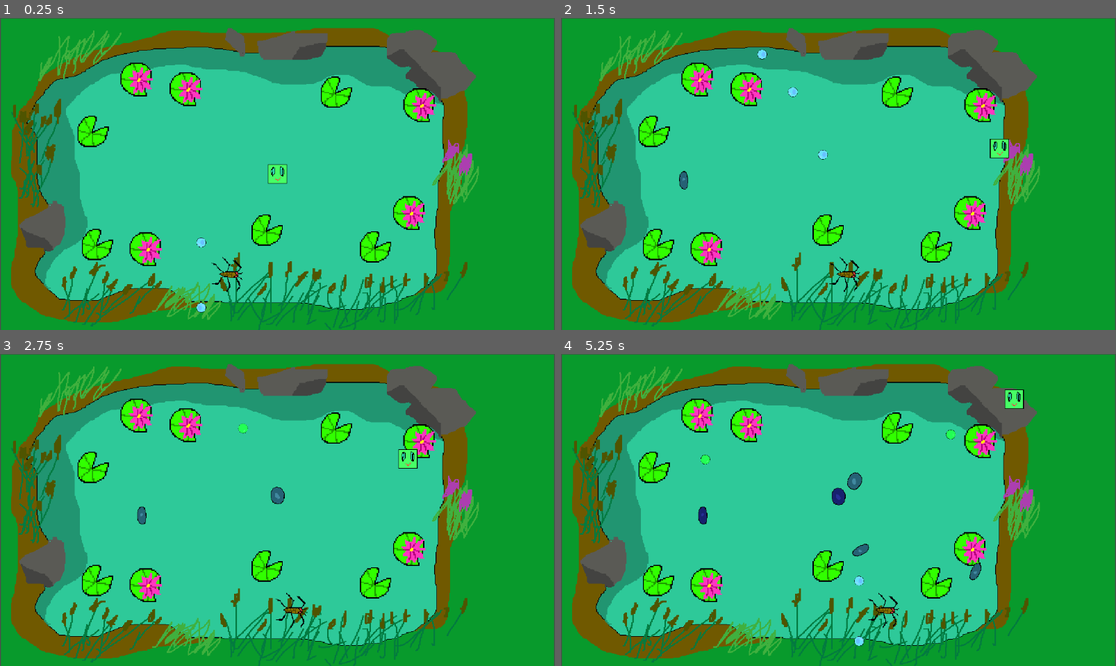
Above: before the commit, frames 1-4 (two rows, left to right).
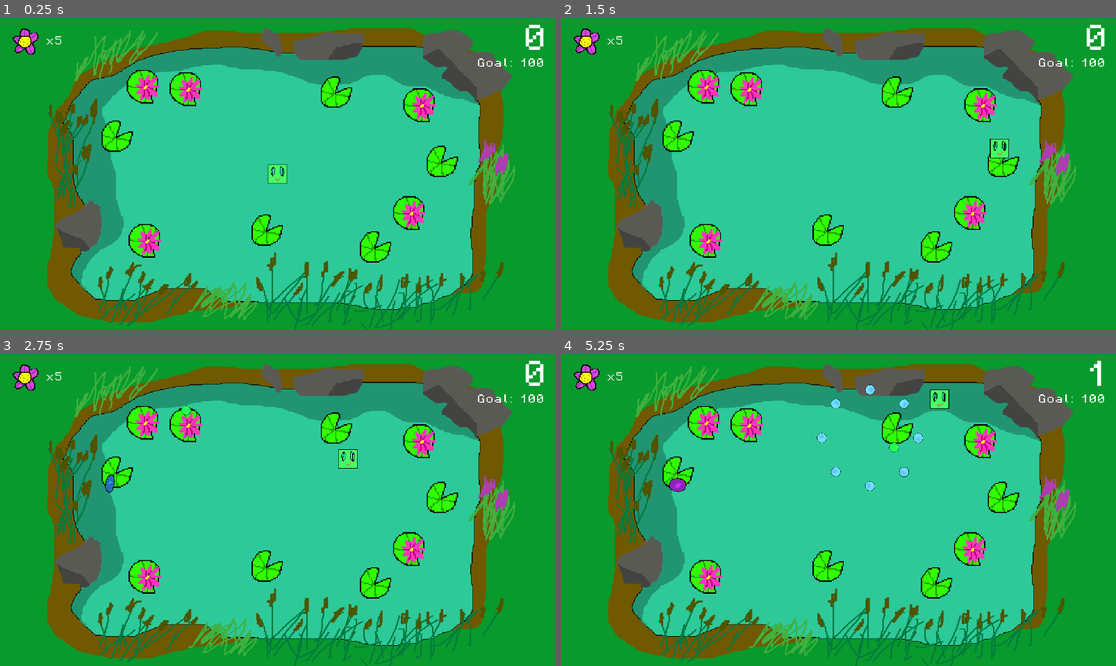
Above: after the commit, the same moments.

Repository: FuzzyHam/the-candle-repository
Game: Godot game, scene res://FUZ/FuzMinigame2/base.tscn
Same seed, same stepped clock (60 frames per second), same inputs: the game is played once before the commit and once after it. Before the commit the project starts from res://FUZ/FuzMinigame2/game.tscn.
Inputs (mouse positions are in pixels of both pictures, inside the frame that each line leads up to):
- Up to frame 1 (0.25 s): no input
- Up to frame 2 (1.5 s): move the mouse to (960, 158) at 0.52 s; hold D (move_right) from 0.53 s (still down); tap Space (shoot) at 0.6 s; tap W (jump) at 0.77, 0.8, 1.07, 1.35 s; move the mouse to (727, 189) at 1.27 s
- Up to frame 3 (2.75 s): tap W (jump) at 1.52, 1.82, 2.3 s; tap Space (shoot) at 1.55, 2.1 s; move the mouse to (333, 441) at 2.02 s; release D (move_right) at 2.03 s; hold A (move_left) from 2.03 s (still down)
- Up to frame 4 (5.25 s): move the mouse to (810, 572) at 2.77 s; release A (move_left) at 2.78 s; hold D (move_right) 2.78-4.28 s; tap Space (shoot) at 2.85, 4.35, 5.1 s; tap W (jump) at 3.02, 3.32, 3.6, 3.77, 4.07, 4.52, 4.82 s; move the mouse to (1005, 556) at 3.52 s; move the mouse to (672, 463) at 4.27 s; hold A (move_left) 4.28-5.03 s; move the mouse to (866, 510) at 5.02 s; hold D (move_right) from 5.03 s (still down)

The runs differ from the first frame. In frame 1, 34% of the frame differs, in the area x 0-100%, y 0-100%; in frame 2, 34%; in frame 3, 35%; in frame 4, 36%.

Commit message:
these bubbles are crazy

Diff:
--- /dev/null
+++ b/the-candle-project/FUZ/FuzMinigame2/base.gd
@@ -0,0 +1,10 @@
+extends Node2D
+
+
+
+func _on_game_reset_game(old_game) -> void:
+	old_game.queue_free()
+	const GAME = preload("res://FUZ/FuzMinigame2/game.tscn")
+	var game = GAME.instantiate()
+	game.reset_game.connect(_on_game_reset_game)
+	call_deferred("add_child", game)
--- /dev/null
+++ b/the-candle-project/FUZ/FuzMinigame2/base.tscn
@@ -0,0 +1,11 @@
+[gd_scene load_steps=3 format=3 uid="uid://bt62qt0j4rdiw"]
+
+[ext_resource type="PackedScene" uid="uid://uesmno8s2ult" path="res://FUZ/FuzMinigame2/game.tscn" id="1_jrbac"]
+[ext_resource type="Script" path="res://FUZ/FuzMinigame2/base.gd" id="1_uylub"]
+
+[node name="Base" type="Node2D"]
+script = ExtResource("1_uylub")
+
+[node name="Game" parent="." instance=ExtResource("1_jrbac")]
+
+[connection signal="reset_game" from="Game" to="." method="_on_game_reset_game"]
--- a/the-candle-project/FUZ/FuzMinigame2/boundary.tscn
+++ b/the-candle-project/FUZ/FuzMinigame2/boundary.tscn
@@ -13,16 +13,20 @@
 [node name="Boundary" type="StaticBody2D"]
 
 [node name="Bottom" type="CollisionShape2D" parent="."]
+position = Vector2(0, 200)
 shape = SubResource("WorldBoundaryShape2D_sgr2r")
 
 [node name="Left" type="CollisionShape2D" parent="."]
+position = Vector2(-330, 0)
 rotation = 1.5708
 shape = SubResource("WorldBoundaryShape2D_w4r2i")
 
 [node name="Top" type="CollisionShape2D" parent="."]
+position = Vector2(0, -200)
 rotation = 3.14159
 shape = SubResource("WorldBoundaryShape2D_y278a")
 
 [node name="Right" type="CollisionShape2D" parent="."]
+position = Vector2(330, 0)
 rotation = 4.71239
 shape = SubResource("WorldBoundaryShape2D_o1y0j")
--- a/the-candle-project/FUZ/FuzMinigame2/bubble.gd
+++ b/the-candle-project/FUZ/FuzMinigame2/bubble.gd
@@ -1,17 +1,23 @@
 extends Area2D
 
-var speed = 500
+var speed = 300
+var bubble_type = "normal"
+var shot = false
 
 signal hurt
 signal explode
+signal score_gain
+signal lifespan_die
+
 
 func _ready() -> void:
-	modulate = Color(1, 1, 1, 1)
+	pass
 
 func _physics_process(delta: float) -> void:
-	speed -= 10
-	if speed < 0:
-		speed = 0
+	if bubble_type != "flower":
+		speed -= 5
+		if speed < 0:
+			speed = 0
 	var direction = Vector2.RIGHT.rotated(rotation)
 	position += direction * speed * delta
 
@@ -23,14 +29,19 @@
 
 func _on_area_entered(area: Area2D) -> void:
 	explode.emit(self)
+	score_gain.emit(self)
 	area.queue_free()
+	shot = true
 	queue_free()
 
 func _on_life_span_1_timeout() -> void:
-	modulate = Color(0.609, 0.338, 0.94, 1)
+	if bubble_type == "normal":
+		modulate = Color(0.8, 0.2, 1, 1)
+	if bubble_type == "mega":
+		modulate = Color(0.6, 0, 0, 1)
 
 
 func _on_life_span_2_timeout() -> void:
-	hurt.emit()
 	explode.emit(self)
+	lifespan_die.emit()
 	queue_free()
--- a/the-candle-project/FUZ/FuzMinigame2/bubble.tscn
+++ b/the-candle-project/FUZ/FuzMinigame2/bubble.tscn
@@ -1,20 +1,41 @@
-[gd_scene load_steps=6 format=3 uid="uid://dk1a5w7mflksl"]
+[gd_scene load_steps=10 format=3 uid="uid://dk1a5w7mflksl"]
 
-[ext_resource type="Texture2D" uid="uid://btybt2dqijnry" path="res://FUZ/FuzMinigame2/bubble-1.png" id="1_1mk3n"]
 [ext_resource type="Script" path="res://FUZ/FuzMinigame2/bubble.gd" id="1_uyr5c"]
-[ext_resource type="Texture2D" uid="uid://bdo4fl78oraxo" path="res://FUZ/FuzMinigame2/bubble-2.png" id="2_68js4"]
+[ext_resource type="Texture2D" uid="uid://cjvwbvbhr0yd8" path="res://FUZ/FuzMinigame2/bubble-base-1.png" id="2_pnjwt"]
+[ext_resource type="Texture2D" uid="uid://bmemjteyx2pkn" path="res://FUZ/FuzMinigame2/bubble-base-2.png" id="3_si0pi"]
+[ext_resource type="Texture2D" uid="uid://cpjwya1vlljw3" path="res://FUZ/FuzMinigame2/flower-1.png" id="4_a0ech"]
+[ext_resource type="Texture2D" uid="uid://dlu04qn2njven" path="res://FUZ/FuzMinigame2/flower-2.png" id="5_3a117"]
+[ext_resource type="Texture2D" uid="uid://bebg1gw0s7sqo" path="res://FUZ/FuzMinigame2/flower-3.png" id="6_os5ry"]
+[ext_resource type="Texture2D" uid="uid://cm662ewr1d3s4" path="res://FUZ/FuzMinigame2/flower-4.png" id="7_0vds3"]
 
 [sub_resource type="SpriteFrames" id="SpriteFrames_gg0ts"]
 animations = [{
 "frames": [{
 "duration": 1.0,
-"texture": ExtResource("1_1mk3n")
+"texture": ExtResource("2_pnjwt")
 }, {
 "duration": 1.0,
-"texture": ExtResource("2_68js4")
+"texture": ExtResource("3_si0pi")
 }],
 "loop": true,
 "name": &"default",
+"speed": 5.0
+}, {
+"frames": [{
+"duration": 1.0,
+"texture": ExtResource("4_a0ech")
+}, {
+"duration": 1.0,
+"texture": ExtResource("5_3a117")
+}, {
+"duration": 1.0,
+"texture": ExtResource("6_os5ry")
+}, {
+"duration": 1.0,
+"texture": ExtResource("7_0vds3")
+}],
+"loop": true,
+"name": &"flower",
 "speed": 5.0
 }]
 
@@ -22,25 +43,25 @@
 radius = 10.0499
 
 [node name="Bubble" type="Area2D"]
-collision_layer = 0
+z_index = 10
+collision_layer = 8
 collision_mask = 6
 script = ExtResource("1_uyr5c")
 
 [node name="AnimatedSprite2D" type="AnimatedSprite2D" parent="."]
 sprite_frames = SubResource("SpriteFrames_gg0ts")
 autoplay = "default"
-frame_progress = 0.545923
 
 [node name="CollisionShape2D" type="CollisionShape2D" parent="."]
 shape = SubResource("CircleShape2D_oxjhp")
 
 [node name="LifeSpan1" type="Timer" parent="."]
-wait_time = 3.0
+wait_time = 2.0
 one_shot = true
 autostart = true
 
 [node name="LifeSpan2" type="Timer" parent="."]
-wait_time = 5.0
+wait_time = 4.0
 one_shot = true
 autostart = true
 
--- a/the-candle-project/FUZ/FuzMinigame2/bubble_bullet.gd
+++ b/the-candle-project/FUZ/FuzMinigame2/bubble_bullet.gd
@@ -1,6 +1,7 @@
 extends Area2D
 
-var speed = 250
+var speed = 150
+var bullet_type = "normal"
 
 signal hurt
 
@@ -11,5 +12,5 @@
 
 
 func _on_body_entered(body: Node2D) -> void:
-	hurt.emit()
+	hurt.emit(self)
 	queue_free()
--- a/the-candle-project/FUZ/FuzMinigame2/bubble_bullet.tscn
+++ b/the-candle-project/FUZ/FuzMinigame2/bubble_bullet.tscn
@@ -7,8 +7,9 @@
 radius = 12.0
 
 [node name="BubbleBullet" type="Area2D"]
+z_index = 11
 scale = Vector2(0.5, 0.5)
-collision_layer = 0
+collision_layer = 8
 collision_mask = 4
 script = ExtResource("1_h1p53")
 
--- a/the-candle-project/FUZ/FuzMinigame2/game.gd
+++ b/the-candle-project/FUZ/FuzMinigame2/game.gd
@@ -4,17 +4,27 @@
 @onready var boundary: StaticBody2D = $GameCenter/Boundary
 @onready var game_center: Marker2D = $GameCenter
 @onready var player: CharacterBody2D = $Player
+@onready var bubble_reload: Timer = $BubbleReload
+@onready var health_display: Marker2D = $HealthDisplay
+@onready var score_display: Label = $ScoreDisplay
+
+signal reset_game
 
 var health = 5
+var bubble_counter = 0
+var flower_spacing = 8
+var mega_spacing = 5
+var score = 0
+var achievements = []
+var lock_every_bubble_achievement = false
 
 func _ready():
-	var rect = game_area.get_node("CollisionShape2D").shape.get_rect()
-	boundary.get_node("Left").position.x = rect.position.x
-	boundary.get_node("Right").position.x = rect.end.x
-	boundary.get_node("Top").position.y = rect.position.y
-	boundary.get_node("Bottom").position.y = rect.end.y
-	print(rect.end.x - rect.position.x)
-	print(rect.end.y - rect.position.y)
+	#var rect = game_area.get_node("CollisionShape2D").shape.get_rect()
+	#boundary.get_node("Left").position.x = rect.position.x
+	#boundary.get_node("Right").position.x = rect.end.x
+	#boundary.get_node("Top").position.y = rect.position.y
+	#boundary.get_node("Bottom").position.y = rect.end.y
+	health_display.get_node("Label").text = "x" + str(health)
 
 
 func _on_bubble_reload_timeout() -> void:
@@ -24,27 +34,100 @@
 	new_bubble.global_position = game_area.get_node("Path2D/PathFollow2D").global_position
 	new_bubble.look_at(game_center.global_position)
 	new_bubble.hurt.connect(_on_bubble_hurt)
-	new_bubble.explode.connect(on_bubble_explode)
+	new_bubble.explode.connect(_on_bubble_explode)
+	new_bubble.score_gain.connect(_on_bubble_score_gain)
+	new_bubble.lifespan_die.connect(_on_lifespan_die)
+	bubble_counter += 1
+	new_bubble.modulate = Color(0.2, 0.6, 1, 1)
+	if flower_spacing == mega_spacing:
+		mega_spacing += 1
+	if bubble_counter == flower_spacing:
+		new_bubble.bubble_type = "flower"
+		new_bubble.get_node("LifeSpan1").stop()
+		new_bubble.get_node("LifeSpan2").stop()
+		new_bubble.get_node("AnimatedSprite2D").autoplay = "flower"
+		new_bubble.get_node("AnimatedSprite2D").play("flower")
+		new_bubble.modulate = Color(1, 1, 1, 1)
+		flower_spacing += 8
+	if bubble_counter == mega_spacing:
+		new_bubble.bubble_type = "mega"
+		new_bubble.modulate = Color(1, 0, 0, 1)
+		mega_spacing += 5
 	add_child(new_bubble)
 
+
+func change_health(amount):
+	health += amount
+	health_display.get_node("Label").text = "x" + str(health)
+	print(health)
+	if health <= 0:
+		reset_game.emit(self)
+
 func _on_bubble_hurt():
-	health -= 1
-	print(health)
+	change_health(-1)
 
-func _on_bubble_bullet_hurt():
-	health -= 1
-	print(health)
+func _on_lifespan_die():
+	lock_every_bubble_achievement = true
+	print(lock_every_bubble_achievement)
 
-func on_bubble_explode(bubble):
+func _on_bubble_score_gain(bubble):
+	if bubble.bubble_type == "normal":
+		score += 1
+	if bubble.bubble_type == "flower":
+		score += 2
+	if bubble.bubble_type == "mega":
+		score += 3
+	score_display.text = str(score)
+	if score >= 100 && !achievements.has("RIPPLES:WIN"):
+		print("YOU WIN!!")
+		print("Achievement: Get 100 points in ripples")
+		achievements.append("RIPPLES:WIN")
+		if !lock_every_bubble_achievement:
+			print("Achievement: Shoot all bubbles before they die and win the game")
+			achievements.append("RIPPLES:EVERYBUBBLE")
+	if score >= 150 && !achievements.has("RIPPLES:150POINTS"):
+		print("Achievement: Get 150 points in ripples")
+		achievements.append("RIPPLES:150POINTS")
+
+
+func _on_bubble_bullet_hurt(bubble_bullet):
+	if bubble_bullet.bullet_type != "flower":
+		change_health(-1)
+	if bubble_bullet.bullet_type == "flower":
+		change_health(1)
+
+func _on_bubble_explode(bubble):
 	var deg = 0
 	const BUBBLE_BULLET = preload("res://FUZ/FuzMinigame2/bubble_bullet.tscn")
-	for a in 9:
-		var new_bubble_bullet = BUBBLE_BULLET.instantiate()
-		new_bubble_bullet.global_position = bubble.global_position
-		new_bubble_bullet.rotation_degrees = deg
-		deg += 40
-		new_bubble_bullet.hurt.connect(_on_bubble_bullet_hurt)
-		call_deferred("add_child", new_bubble_bullet)
+	if bubble.bubble_type == "normal":
+		for a in 8:
+			var new_bubble_bullet = BUBBLE_BULLET.instantiate()
+			new_bubble_bullet.global_position = bubble.global_position
+			new_bubble_bullet.rotation_degrees = deg
+			deg += 45
+			new_bubble_bullet.hurt.connect(_on_bubble_bullet_hurt)
+			call_deferred("add_child", new_bubble_bullet)
+	if bubble.bubble_type == "mega":
+		for a in 15:
+			var new_bubble_bullet = BUBBLE_BULLET.instantiate()
+			new_bubble_bullet.global_position = bubble.global_position
+			new_bubble_bullet.rotation_degrees = deg
+			deg += 24
+			new_bubble_bullet.hurt.connect(_on_bubble_bullet_hurt)
+			call_deferred("add_child", new_bubble_bullet)
+	if bubble.bubble_type == "flower":
+		for a in 5:
+			var new_bubble_bullet = BUBBLE_BULLET.instantiate()
+			new_bubble_bullet.global_position = bubble.global_position
+			new_bubble_bullet.rotation_degrees = deg
+			deg += 72
+			new_bubble_bullet.hurt.connect(_on_bubble_bullet_hurt)
+			new_bubble_bullet.modulate = Color(1, 0.6, 1, 1)
+			new_bubble_bullet.bullet_type = "flower"
+			new_bubble_bullet.speed = 120
+			call_deferred("add_child", new_bubble_bullet)
+
+
 
 
 
@@ -56,7 +139,7 @@
 	add_child(new_bullet)
 
 
-func _on_strider_strider_shoot(strider) -> void:
+func _on_strider_shoot(strider) -> void:
 		const BUBBLE_BULLET = preload("res://FUZ/FuzMinigame2/bubble_bullet.tscn")
 		var side = 1
 		for a in 2:
@@ -67,3 +150,33 @@
 			new_bubble_bullet.hurt.connect(_on_bubble_bullet_hurt)
 			call_deferred("add_child", new_bubble_bullet)
 			side = -1
+
+func _on_strider_spawn_timeout() -> void:
+		const STRIDER = preload("res://FUZ/FuzMinigame2/strider.tscn")
+		var new_strider = STRIDER.instantiate()
+		var rect = game_area.get_node("CollisionShape2D").shape.get_rect()
+		#var r_xpos = round(randf() * rect.size.x)
+		var r_xpos = round(randf() * 660.0)
+		var side = round(randf())
+		if side == 1:
+			#new_strider.global_position = Vector2(rect.position.x + r_xpos, rect.position.y)
+			new_strider.global_position = Vector2(-330.0 + r_xpos, rect.position.y)
+			new_strider.global_rotation_degrees = 90
+		if side == 0:
+			#new_strider.global_position = Vector2(rect.position.x + r_xpos, rect.end.y)
+			new_strider.global_position = Vector2(-330.0 + r_xpos, rect.end.y)
+			new_strider.global_rotation_degrees = 270
+		new_strider.shoot.connect(_on_strider_shoot)
+		add_child(new_strider)
+
+		bubble_reload.wait_time -= 0.07
+		if bubble_reload.wait_time < 0.5:
+			bubble_reload.wait_time = 0.5
+		print(bubble_reload.wait_time)
+
+
+func _on_game_area_area_exited(area: Area2D) -> void:
+	if area.has_signal("lifespan_die"):
+		if !area.shot:
+			area.lifespan_die.emit()
+	area.queue_free()
--- a/the-candle-project/FUZ/FuzMinigame2/game.tscn
+++ b/the-candle-project/FUZ/FuzMinigame2/game.tscn
@@ -6,7 +6,9 @@
 [ext_resource type="Texture2D" uid="uid://2thekh2dtvx" path="res://FUZ/FuzMinigame2/lily-pad-2.png" id="3_kmw87"]
 [ext_resource type="PackedScene" uid="uid://8gmqeincxksf" path="res://FUZ/FuzMinigame2/boundary.tscn" id="3_tfimw"]
 [ext_resource type="PackedScene" uid="uid://bdtq36c8fuj11" path="res://FUZ/FuzMinigame2/game_area.tscn" id="4_u7e3t"]
-[ext_resource type="PackedScene" uid="uid://c5wvyikarycgc" path="res://FUZ/FuzMinigame2/strider.tscn" id="7_2optf"]
+[ext_resource type="PackedScene" uid="uid://cvobc2biib30u" path="res://FUZ/FuzMinigame2/health_display.tscn" id="7_ms4pr"]
+[ext_resource type="FontFile" uid="uid://2y3ehvxdqtn5" path="res://FUZ/FuzMinigame2/PixelOperator8.ttf" id="8_illwo"]
+[ext_resource type="AudioStream" uid="uid://binmvugpsee0o" path="res://FUZ/FuzMinigame2/bubble-bop-2.mp3" id="9_h1pgt"]
 
 [node name="Game" type="Node2D"]
 script = ExtResource("1_crokp")
@@ -24,7 +26,7 @@
 
 [node name="Lily-pad" type="Sprite2D" parent="LilyPads"]
 z_index = -1
-position = Vector2(-301, 117)
+position = Vector2(272, -21)
 scale = Vector2(2, 2)
 texture = ExtResource("2_uv82p")
 
@@ -48,13 +50,13 @@
 
 [node name="Lily-pad3" type="Sprite2D" parent="LilyPads"]
 z_index = -1
-position = Vector2(-308, -71)
+position = Vector2(-268, -63)
 scale = Vector2(2, 2)
 texture = ExtResource("2_uv82p")
 
 [node name="Lily-pad-2" type="Sprite2D" parent="LilyPads"]
 z_index = -1
-position = Vector2(-220, 123)
+position = Vector2(-221, 109)
 scale = Vector2(2, 2)
 texture = ExtResource("3_kmw87")
 
@@ -78,16 +80,48 @@
 
 [node name="Lily-pad-3" type="Sprite2D" parent="LilyPads"]
 z_index = -1
-position = Vector2(-235, -159)
+position = Vector2(-224, -147)
 scale = Vector2(2, 2)
 texture = ExtResource("3_kmw87")
 
 [node name="BubbleReload" type="Timer" parent="."]
+wait_time = 2.0
 autostart = true
 
-[node name="Strider" parent="." instance=ExtResource("7_2optf")]
-position = Vector2(-135, 168)
+[node name="StriderSpawn" type="Timer" parent="."]
+wait_time = 8.0
+autostart = true
+
+[node name="HealthDisplay" parent="." instance=ExtResource("7_ms4pr")]
+position = Vector2(-419, -219)
+
+[node name="ScoreDisplay" type="Label" parent="."]
+z_index = 20
+offset_left = 289.0
+offset_top = -248.0
+offset_right = 448.0
+offset_bottom = -200.0
+theme_override_fonts/font = ExtResource("8_illwo")
+theme_override_font_sizes/font_size = 48
+text = "0"
+horizontal_alignment = 2
+
+[node name="Goal" type="Label" parent="."]
+z_index = 20
+offset_left = 284.0
+offset_top = -192.0
+offset_right = 443.0
+offset_bottom = -144.0
+theme_override_fonts/font = ExtResource("8_illwo")
+theme_override_font_sizes/font_size = 16
+text = "Goal: 100"
+horizontal_alignment = 2
+
+[node name="Music" type="AudioStreamPlayer2D" parent="."]
+stream = ExtResource("9_h1pgt")
+autoplay = true
 
 [connection signal="shoot" from="Player" to="." method="_on_player_shoot"]
+[connection signal="area_exited" from="GameCenter/GameArea" to="." method="_on_game_area_area_exited"]
 [connection signal="timeout" from="BubbleReload" to="." method="_on_bubble_reload_timeout"]
-[connection signal="strider_shoot" from="Strider" to="." method="_on_strider_strider_shoot"]
+[connection signal="timeout" from="StriderSpawn" to="." method="_on_strider_spawn_timeout"]
--- a/the-candle-project/FUZ/FuzMinigame2/game_area.tscn
+++ b/the-candle-project/FUZ/FuzMinigame2/game_area.tscn
@@ -5,16 +5,16 @@
 [sub_resource type="RectangleShape2D" id="RectangleShape2D_tfbn4"]
 size = Vector2(922, 518)
 
-[sub_resource type="Curve2D" id="Curve2D_2ajxv"]
+[sub_resource type="Curve2D" id="Curve2D_vw3vc"]
 _data = {
-"points": PackedVector2Array(0, 0, 0, 0, -17, 60, 0, 0, 0, 0, 166, -38, 0, 0, 0, 0, 663, -30, 0, 0, 0, 0, 734, 76, 0, 0, 0, 0, 736, 333, 0, 0, 0, 0, 654, 438, 0, 0, 0, 0, 89, 438, 0, 0, 0, 0, -23, 381, 0, 0, 0, 0, -17, 60)
+"points": PackedVector2Array(0, 0, 0, 0, -4, -43, 0, 0, 0, 0, 774, -52, 0, 0, 0, 0, 780, 433, 0, 0, 0, 0, -5, 440, 0, 0, 0, 0, -4, -43)
 }
-point_count = 9
+point_count = 5
 
 [node name="GameArea" type="Area2D"]
 z_index = -10
 collision_layer = 0
-collision_mask = 2
+collision_mask = 10
 
 [node name="Camera2D" type="Camera2D" parent="."]
 zoom = Vector2(1.25, 1.25)
@@ -23,23 +23,23 @@
 shape = SubResource("RectangleShape2D_tfbn4")
 
 [node name="ColorRect" type="ColorRect" parent="."]
-visible = false
+z_index = -11
 offset_left = -470.0
 offset_top = -266.0
 offset_right = 466.0
 offset_bottom = 264.0
-color = Color(0, 0.673991, 0.700422, 1)
+color = Color(0.0313726, 0.603922, 0.172549, 1)
 
 [node name="Sprite2D" type="Sprite2D" parent="."]
 z_index = -10
-position = Vector2(0, 2)
+position = Vector2(60, 2)
 scale = Vector2(1.19351, 1)
 texture = ExtResource("1_4mo8g")
 
 [node name="Path2D" type="Path2D" parent="."]
 position = Vector2(-409, -193)
-curve = SubResource("Curve2D_2ajxv")
+curve = SubResource("Curve2D_vw3vc")
 
 [node name="PathFollow2D" type="PathFollow2D" parent="Path2D"]
-position = Vector2(-17, 60)
-rotation = -0.491658
+position = Vector2(-4, -43)
+rotation = -0.0115676
--- /dev/null
+++ b/the-candle-project/FUZ/FuzMinigame2/health_display.tscn
@@ -0,0 +1,18 @@
+[gd_scene load_steps=3 format=3 uid="uid://cvobc2biib30u"]
+
+[ext_resource type="Texture2D" uid="uid://cpjwya1vlljw3" path="res://FUZ/FuzMinigame2/flower-1.png" id="1_v04kl"]
+[ext_resource type="FontFile" uid="uid://2y3ehvxdqtn5" path="res://FUZ/FuzMinigame2/PixelOperator8.ttf" id="2_qu40f"]
+
+[node name="HealthDisplay" type="Marker2D"]
+
+[node name="Sprite2D" type="Sprite2D" parent="."]
+scale = Vector2(1.5, 1.5)
+texture = ExtResource("1_v04kl")
+
+[node name="Label" type="Label" parent="."]
+offset_left = 34.0
+offset_top = -10.0
+offset_right = 74.0
+offset_bottom = 13.0
+theme_override_fonts/font = ExtResource("2_qu40f")
+text = "x1"
--- a/the-candle-project/FUZ/FuzMinigame2/player.tscn
+++ b/the-candle-project/FUZ/FuzMinigame2/player.tscn
@@ -4,9 +4,10 @@
 [ext_resource type="Texture2D" uid="uid://e3xqgoit1ydy" path="res://FUZ/FuzMinigame2/player.png" id="2_bma6x"]
 
 [sub_resource type="RectangleShape2D" id="RectangleShape2D_qfcl7"]
-size = Vector2(32, 32)
+size = Vector2(18, 18)
 
 [node name="Player" type="CharacterBody2D"]
+z_index = 1
 script = ExtResource("1_2d4ik")
 
 [node name="Sprite2D" type="Sprite2D" parent="."]
--- a/the-candle-project/FUZ/FuzMinigame2/strider.gd
+++ b/the-candle-project/FUZ/FuzMinigame2/strider.gd
@@ -1,11 +1,10 @@
 extends Area2D
 
-signal strider_shoot
+signal shoot
 
 const START_SPEED = 250.0
 var speed = START_SPEED
 var frames_traveled = 0.0
-var jump_frames = 0
 const MAX_BULLETS = 3.0
 var bullets_left = MAX_BULLETS
 var shoot_offset = 0
@@ -24,7 +23,7 @@
 
 	if bullets_left > 0:
 		if a < 1 + shoot_offset:
-			strider_shoot.emit(self)
+			shoot.emit(self)
 			shoot_offset -= 1.0 / MAX_BULLETS
 			bullets_left -= 1
 
@@ -35,6 +34,5 @@
 func _on_jump_timer_timeout() -> void:
 	speed = START_SPEED
 	frames_traveled = 0.0
-	jump_frames = 0
 	bullets_left = MAX_BULLETS
 	shoot_offset = 0
--- a/the-candle-project/FUZ/FuzMinigame2/strider.tscn
+++ b/the-candle-project/FUZ/FuzMinigame2/strider.tscn
@@ -7,7 +7,7 @@
 size = Vector2(6, 26)
 
 [node name="Strider" type="Area2D"]
-collision_layer = 0
+collision_layer = 8
 collision_mask = 4
 script = ExtResource("1_510ac")
 
@@ -20,7 +20,7 @@
 shape = SubResource("RectangleShape2D_lkxa3")
 
 [node name="JumpTimer" type="Timer" parent="."]
-wait_time = 5.0
+wait_time = 4.0
 autostart = true
 
 [connection signal="body_entered" from="." to="." method="_on_body_entered"]
--- a/the-candle-project/project.godot
+++ b/the-candle-project/project.godot
@@ -11,7 +11,7 @@
 [application]
 
 config/name="the candle project"
-run/main_scene="res://FUZ/FuzMinigame2/game.tscn"
+run/main_scene="res://FUZ/FuzMinigame2/base.tscn"
 config/features=PackedStringArray("4.3", "Forward Plus")
 config/icon="res://icon.svg"
 
Binary file added: the-candle-project/FUZ/FuzMinigame2/PixelOperator8.ttf
Not shown, added: the-candle-project/FUZ/FuzMinigame2/PixelOperator8.ttf.import
Binary file added: the-candle-project/FUZ/FuzMinigame2/bubble-base-1.png
Not shown, added: the-candle-project/FUZ/FuzMinigame2/bubble-base-1.png.import
Binary file added: the-candle-project/FUZ/FuzMinigame2/bubble-base-2.png
Not shown, added: the-candle-project/FUZ/FuzMinigame2/bubble-base-2.png.import
Not shown, added: the-candle-project/FUZ/FuzMinigame2/bubble-bop-2.mp3.import
Binary file added: the-candle-project/FUZ/FuzMinigame2/flower-1.png
Not shown, added: the-candle-project/FUZ/FuzMinigame2/flower-1.png.import
Binary file added: the-candle-project/FUZ/FuzMinigame2/flower-2.png
Not shown, added: the-candle-project/FUZ/FuzMinigame2/flower-2.png.import
Binary file added: the-candle-project/FUZ/FuzMinigame2/flower-3.png
(and 5 more such lines)
